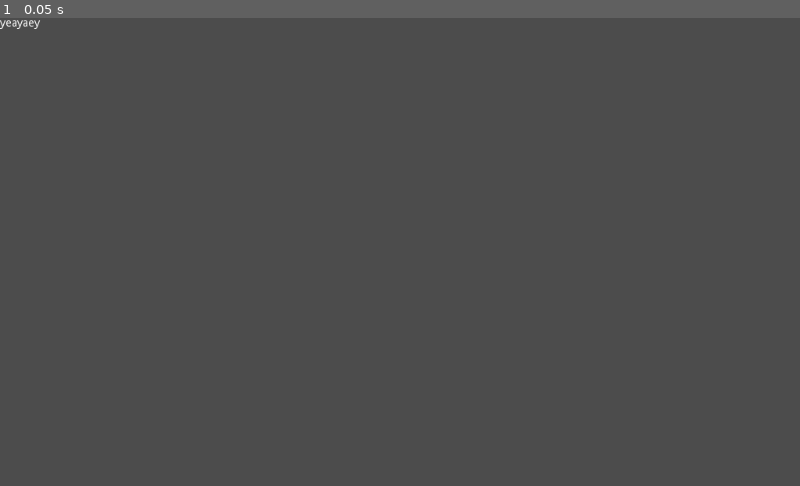
Above: before the commit, frame 1.
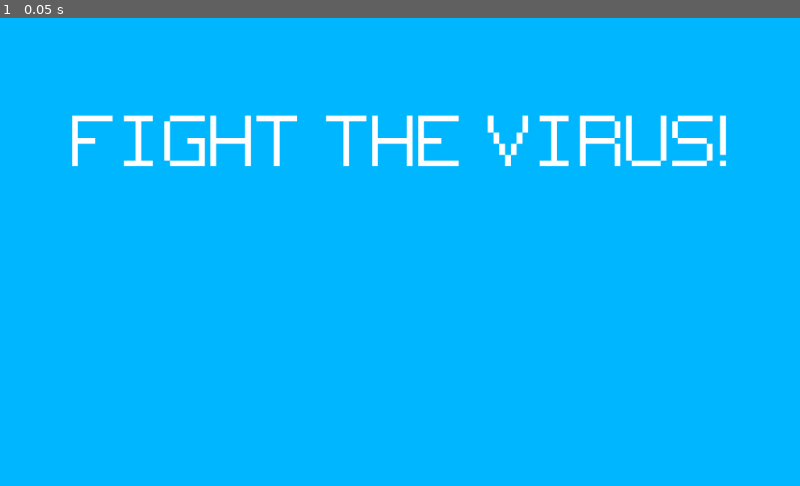
Above: after the commit, the same moment.

Repository: TristanLe07/SoftwareDevelopmentTask4
Game: Godot game, scene res://Control.tscn
The game is run twice, just before and just after one commit, with the same random seed, the same clock (stepped at 60 frames per second) and the same inputs. The project has no main scene, so this scene is started directly.
Inputs:
- Up to frame 1 (0.05 s): no input

The runs differ from the first frame. In frame 1, 100% of the frame differs, in the area x 0-100%, y 0-100%.

Commit message:
31

Diff:
--- a/New Game Project/Control.tscn
+++ b/New Game Project/Control.tscn
@@ -1,10 +1,32 @@
-[gd_scene format=2]
+[gd_scene load_steps=3 format=2]
+
+[ext_resource path="res://assets/font/Spritecoder_Regular.ttf" type="DynamicFontData" id=1]
+
+[sub_resource type="DynamicFont" id=1]
+size = 100
+outline_color = Color( 0, 0, 0, 1 )
+font_data = ExtResource( 1 )
 
 [node name="Control" type="Control"]
 anchor_right = 1.0
 anchor_bottom = 1.0
+__meta__ = {
+"_edit_use_anchors_": false
+}
+
+[node name="ColorRect" type="ColorRect" parent="."]
+margin_right = 1024.0
+margin_bottom = 600.0
+color = Color( 0, 0.717647, 1, 1 )
 
 [node name="Label" type="Label" parent="."]
-margin_right = 40.0
-margin_bottom = 14.0
-text = "yeayaey"
+margin_right = 1024.0
+margin_bottom = 320.0
+custom_fonts/font = SubResource( 1 )
+text = "FIGHT THE VIRUS!"
+align = 1
+valign = 1
+autowrap = true
+__meta__ = {
+"_edit_use_anchors_": false
+}
Binary file added: New Game Project/assets/character/player.png
Not shown, added: New Game Project/assets/character/player.png.import
Binary file added: New Game Project/assets/font/Spritecoder_Regular.ttf
